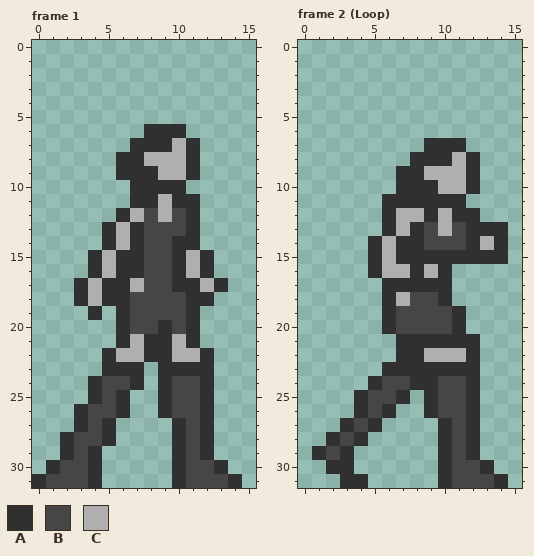
File history of a pixel-art file, Assets/Sprites/Girl/Girl.aseprite. Above, as it was before the edit.
16x32 pixels, 11 frames. Shown: frame 1, frame 2 (Loop). The commit also changed other frames, which this record leaves out.
Visible layers, top first: "Right", "Head", "Body", "Left".
Palette (. is transparent): A #303030  B #464646  C #afafaf
Pixels before, frame 1, first column x 0:
 6 ........AAA....
 7 .......AAACA...
 8 ......AACCCA...
 9 ......AAACCA...
10 .......AAAA....
11 .......AACAA...
12 ......ACBCBA...
13 .....ACABBBA...
14 .....ACABBAA...
15 ....ACAABBACA..
16 ....ACAABBACA..
17 ...ACAACBBAACA.
18 ...ACAABBBBAA..
19 ....A.ABBBBA...
20 ......ABBABA...
21 ......ACAACA...
22 .....ACCAACCA..
23 .....AAA.AAAA..
24 ....ABBA.ABBA..
25 ....ABA..ABBA..
26 ...ABBA..ABBA..
27 ...ABA....ABA..
28 ..ABBA....ABA..
29 ..ABA.....ABA..
30 .ABBA.....ABBA.
31 ABBBA.....ABBBA
Pixels before, frame 2 (Loop), first column x 1:
 7 ........AAA...
 8 .......AAACA..
 9 ......AACCCA..
10 ......AAACCA..
11 .....AAAAAA...
12 .....ACCACAA..
13 .....ACABCBAAA
14 ....ACAABBBACA
15 ....ACAAAAAAAA
16 ....ACCACA....
17 .....AAAAA....
18 .....ACBBA....
19 .....ABBBBA...
20 .....ABBBBA...
21 ......AAAAAA..
22 ......AACCCA..
23 .....AAAAAAA..
24 ....ABBAABBA..
25 ...ABBA.ABBA..
26 ...ABA..ABBA..
27 ..ABA....ABA..
28 .ABA.....ABA..
29 ABA......ABA..
30 .AA......ABBA.
31 ..AA.....ABBBA
And afterwards:
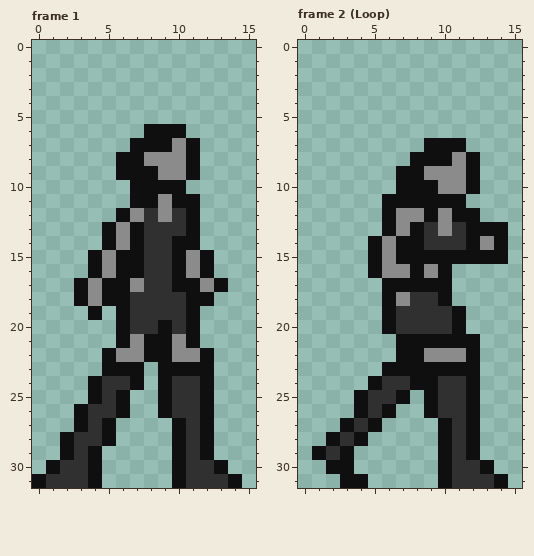
What changed:
layer "Flattened" added
layer "Left" removed
layer "Body" removed
layer "Head" removed
layer "Right" removed
Colour A changes from #303030 to #0f0f0f.
Colour B changes from #464646 to #303030.
Colour C changes from #afafaf to #8b8b8b.
